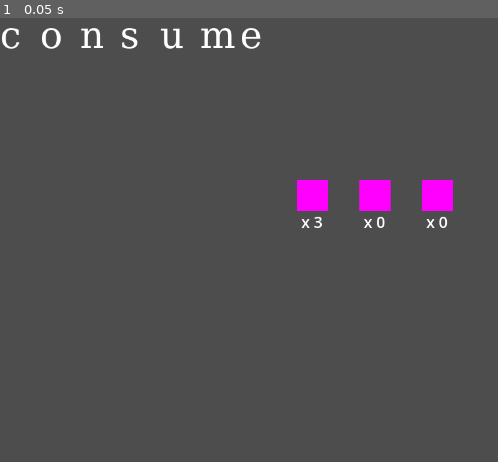
Above: before the commit, frame 1.
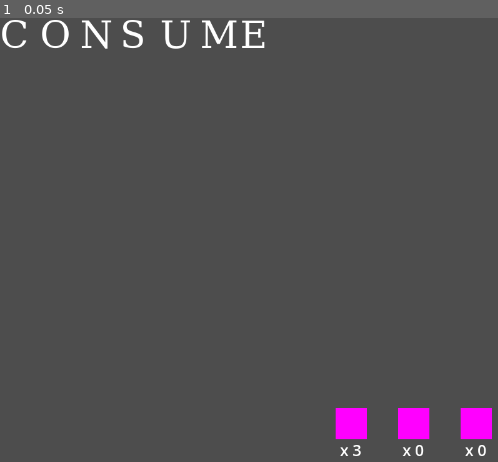
Above: after the commit, the same moment.

Repository: Nono-M/GodotWildJam_83
Game: Godot game, scene res://main.tscn
The game is run twice, just before and just after one commit, with the same random seed, the same clock (stepped at 60 frames per second) and the same inputs.
Inputs:
- Up to frame 1 (0.05 s): no input

The runs differ from the first frame. In frame 1, 4.1% of the frame differs, in the area x 0-99%, y 0-99%.

Commit message:
REd flame detroying letters

Diff:
--- a/letter.tscn
+++ b/letter.tscn
@@ -19,12 +19,34 @@
 font = SubResource("FontFile_71ccx")
 font_size = 60
 
+[sub_resource type="RectangleShape2D" id="RectangleShape2D_nb3gm"]
+size = Vector2(60, 60)
+
 [node name="Letter" type="Control"]
 custom_minimum_size = Vector2(60, 60)
 layout_mode = 3
 anchors_preset = 0
 
+[node name="MarginContainer2" type="MarginContainer" parent="."]
+custom_minimum_size = Vector2(15, 0)
+layout_mode = 0
+offset_right = 40.0
+offset_bottom = 40.0
+
 [node name="Label" type="Label" parent="."]
 layout_mode = 0
 offset_right = 1.0
 label_settings = SubResource("LabelSettings_yokvi")
+horizontal_alignment = 1
+uppercase = true
+
+[node name="Detector" type="Area2D" parent="."]
+
+[node name="CollisionShape2D" type="CollisionShape2D" parent="Detector"]
+shape = SubResource("RectangleShape2D_nb3gm")
+
+[node name="MarginContainer" type="MarginContainer" parent="."]
+custom_minimum_size = Vector2(15, 0)
+layout_mode = 0
+offset_right = 40.0
+offset_bottom = 40.0
--- a/main.tscn
+++ b/main.tscn
@@ -10,4 +10,4 @@
 metadata/_edit_use_anchors_ = true
 
 [node name="Flames" parent="." instance=ExtResource("2_tgysf")]
-position = Vector2(475, 259)
+position = Vector2(537, 624)
--- a/scripts/flames.gd
+++ b/scripts/flames.gd
@@ -5,7 +5,7 @@
 var is_dragging:bool = false
 var _duplicated_flame : Sprite2D
 var mouse_offset:Vector2
-var delay:int = 5
+var delay:int = 3
 
 # Called every frame. 'delta' is the elapsed time since the previous frame.
 func _physics_process(delta):
@@ -23,14 +23,29 @@
 				mouse_offset = get_global_mouse_position() - global_position
 		else:
 			if _duplicated_flame != null :
+				var collided_letter = _duplicated_flame.get_node("CollisionDetector").get_overlapping_areas()
+				match _duplicated_flame.flame_color:
+					"red":
+						if _duplicated_flame.get_node("CollisionDetector").has_overlapping_areas():
+							Global.red_flame(collided_letter[0])
+					"blue":
+						Global.blue_flame()
 				_duplicated_flame.queue_free()
 			is_dragging = false
 
 
 func duplicate_flame(node:Node) -> Node:
-	var duplicated_flame = node.duplicate(0)
+	var duplicated_flame = node.duplicate()
 	for child in duplicated_flame.get_children():
 		child.queue_free()
+	var area2d = Area2D.new()
+	var collisionshape2D = CollisionShape2D.new()
+	var rectangleshape2D = RectangleShape2D.new()
+	rectangleshape2D.size = Vector2(60,60)
+	collisionshape2D.shape = rectangleshape2D
+	area2d.add_child(collisionshape2D)
+	area2d.name = "CollisionDetector"
+	duplicated_flame.add_child(area2d)
 	duplicated_flame.position -= node.position
 	add_child(duplicated_flame)
 	return duplicated_flame
--- a/scripts/global.gd
+++ b/scripts/global.gd
@@ -1,6 +1,23 @@
 extends Node
 
-func red_flame():
+var total_flames:int
+var red_counter_label:Node
+var blue_counter_label:Node
+var yellow_counter_label:Node
+
+func _ready() -> void:
+	red_counter_label = get_tree().root.get_node("Main/Flames/RedFlame/Counter")
+	blue_counter_label = get_tree().root.get_node("Main/Flames/BlueFlame/Counter")
+	yellow_counter_label = get_tree().root.get_node("Main/Flames/YellowFlame/Counter")
+
+func red_flame(letter):
+	print(letter.get_node("../Label").text)
+	letter.get_parent().queue_free()
+	var red_counter:int = red_counter_label.text.to_int() - 1
+	red_counter_label.text = "x %d" % red_counter
+	total_flames -= 1
+	if total_flames <= 0:
+		check_word()
 	pass
 
 
@@ -21,14 +38,11 @@
 		get_tree().root.get_node("Main/WordDisplayer").add_child(letter)
 
 
-
 func load_flames(red, blue, yellow):
-	var red_counter_label = get_tree().root.get_node("Main/Flames/RedFlame/Counter")
-	var blue_counter_label = get_tree().root.get_node("Main/Flames/BlueFlame/Counter")
-	var yellow_counter_label = get_tree().root.get_node("Main/Flames/YellowFlame/Counter")
 	red_counter_label.text = "x %d" % red
 	blue_counter_label.text = "x %d" % blue
 	yellow_counter_label.text = "x %d" % yellow
+	total_flames = red + blue + yellow
 
 
 
@@ -42,3 +56,12 @@
 
 func timer():
 	pass
+
+
+func check_word():
+	print("word to be checked")
+	pass
+
+
+func game_over():
+	pass
Not shown: 1 places in letter.tscn that only renumber resources
